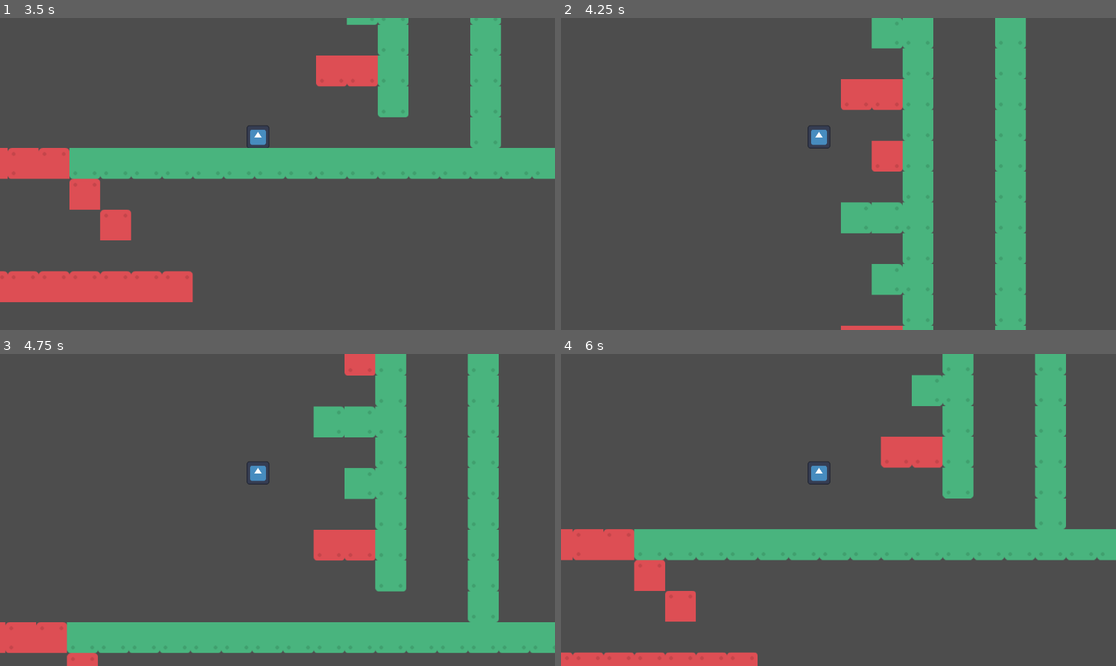
Above: before the commit, frames 1-4 (two rows, left to right).
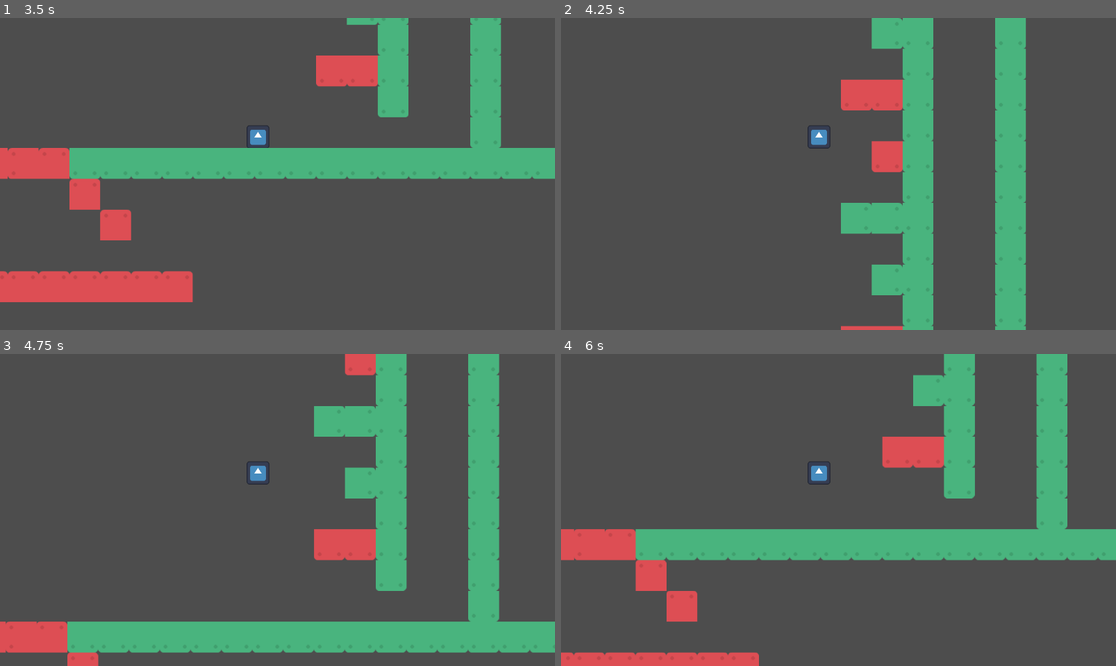
Above: after the commit, the same moments.

Repository: IsaiahHuffman/Metroidvania-Game
Game: Godot game, scene res://MessingAround.tscn
Same seed, same stepped clock (60 frames per second), same inputs: the game is played once before the commit and once after it. Before the commit the project has no main scene; this scene is started directly in both runs. The engine's default icon, where the game draws it, is replaced by a stand-in: a white triangle on a blue panel in a dark square.
Inputs:
- Up to frame 1 (3.5 s): tap Enter at 0.5 s; hold Space (ui_select) 0.53-1.28 s; hold Right (ui_right) 0.53-2.03 s; tap Space (ui_select) at 1.35, 1.52, 1.82, 2.85, 3.02, 3.32 s; hold Left (ui_left) 2.03-2.78 s; hold Space (ui_select) 2.03-2.78 s; hold Right (ui_right) from 2.78 s (still down)
- Up to frame 2 (4.25 s): keep holding Right (ui_right); hold Space (ui_select) from 3.53 s (still down)
- Up to frame 3 (4.75 s): release Right (ui_right) at 4.28 s; release Space (ui_select) at 4.28 s; hold Left (ui_left) from 4.28 s (still down); tap Space (ui_select) at 4.35, 4.52 s
- Up to frame 4 (6 s): tap Space (ui_select) at 4.82, 5.85 s; release Left (ui_left) at 5.03 s; hold Right (ui_right) 5.03-5.78 s; hold Space (ui_select) 5.03-5.78 s; hold Left (ui_left) from 5.78 s (still down)

Frame 1 is identical in both runs. In frame 2, 0.3% of the frame differs, in the area x 50-84%, y 0-99%; in frame 3, 1.2%, in the area x 0-100%, y 0-100%; in frame 4, 1.0%.

Commit message:
Fixed bug that alloewd character to climb up wall using wall jumps.

Diff:
--- a/BasicMOvement/CharacterBody2D.gd
+++ b/BasicMOvement/CharacterBody2D.gd
@@ -14,6 +14,7 @@
 const wall_slide_gravity = 100
 var is_wall_sliding = false
 var onFloor = true
+var whichWallAreYouOn = "none"
 
 func _physics_process(delta):
 	var input_dir: Vector2 = input()
@@ -22,6 +23,7 @@
 		accelerate(input_dir)
 	else:
 		add_friction()
+
 	player_movement()
 	yapper()
 	jump()
@@ -56,30 +58,37 @@
 	return input_dir
 
 func jump():
+	#Make the character fall due to gravity
 	velocity.y += gravity
 
 
-	#If hugging the left wall
-	if is_on_wall() and Input.is_action_pressed("ui_select"):
+	#If hugging the left wall, push off to the right
+	if is_on_wall() and Input.is_action_pressed("ui_select") and !is_on_floor():
 		if Input.is_action_pressed("ui_left"):
 			velocity.y = jump_power
 			velocity.x = wall_jump_pushback
+			whichWallAreYouOn = "left"
 
 
-		#if hugging the right wall
+
+		#if hugging the right wall, push off to the left
 		elif Input.is_action_pressed("ui_right"):
 			velocity.y = jump_power
 			velocity.x = -wall_jump_pushback
+			whichWallAreYouOn = "right"
 
 	#Basic Jump
 	elif is_on_floor() and Input.is_action_pressed("ui_select"):
 		velocity.y = jump_power
+		whichWallAreYouOn = "none"
 
 
 
 func wall_slide(delta):
 	if is_on_wall() and !is_on_floor():
-		if Input.is_action_pressed("ui_left") or Input.is_action_pressed("ui_right"):
+		if Input.is_action_pressed("ui_left") and whichWallAreYouOn != "left":
+			is_wall_sliding = true
+		elif Input.is_action_pressed("ui_right") and whichWallAreYouOn != "right":
 			is_wall_sliding = true
 		else:
 			is_wall_sliding = false
--- a/BasicMOvement/project.godot
+++ b/BasicMOvement/project.godot
@@ -11,5 +11,6 @@
 [application]
 
 config/name="JustBasicMovement"
+run/main_scene="res://MessingAround.tscn"
 config/features=PackedStringArray("4.2", "Forward Plus")
 config/icon="res://icon.svg"
